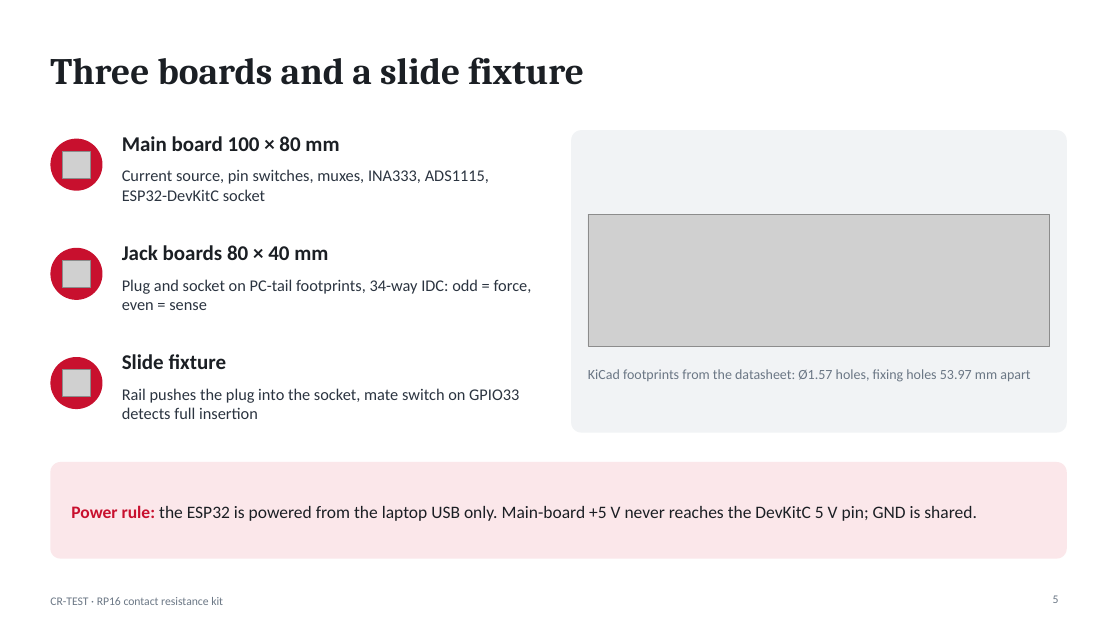
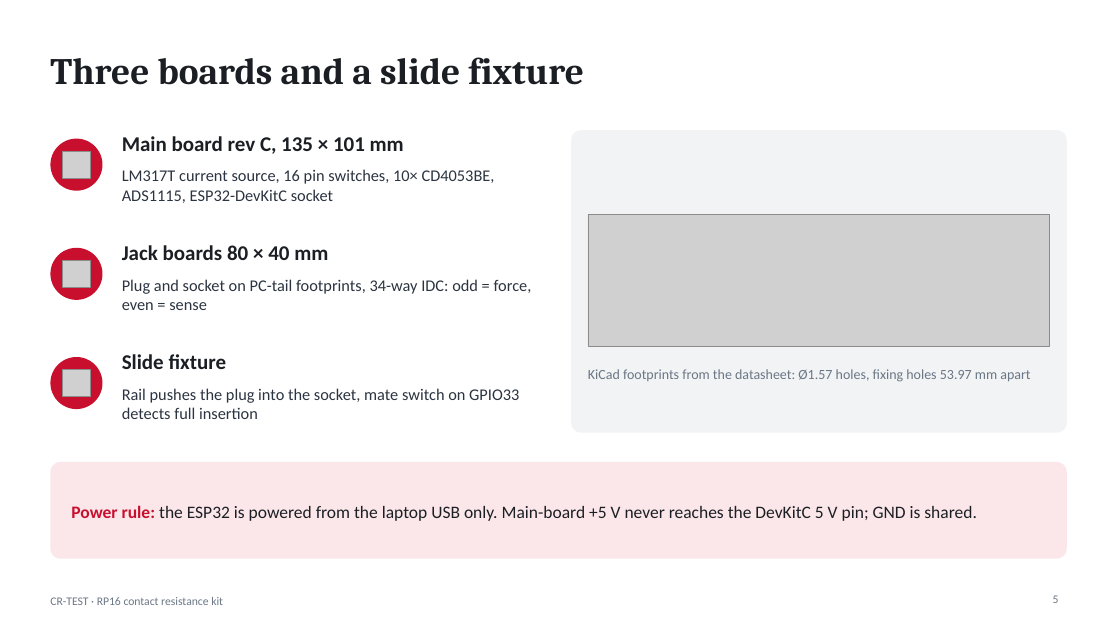
Before and after one commit to dophuthinh2010-crypto/kit-contact-resistance-16pin, a slide deck: slide 5 of docs/CR-TEST_presentation.pptx. Drawn at 1120x630 pixels with LibreOffice and Linux fonts; fonts in the diff are those of the drawing; grey boxes stand for pictures. Boxes give left, top, right and bottom in pixels: in the first picture for what was removed or moved away, otherwise in the second. Text is boxed around its words. In the diff, an @@ line names an element or a change of style, - is before the commit and + after.

```diff
--- a/docs/CR-TEST_presentation.pptx
+++ b/docs/CR-TEST_presentation.pptx
@@ text at [122, 136, 404, 154]: text changed @@
-Main board 100 × 80 mm
+Main board rev C, 135 × 101 mm
@@ text at [122, 169, 495, 203]: text changed @@
-Current source, pin switches, muxes, INA333, ADS1115, ESP32-DevKitC socket
+LM317T current source, 16 pin switches, 10× CD4053BE, ADS1115, ESP32-DevKitC socket
```
Also in this commit, not shown: 8 other slides changed, 39 other files.
